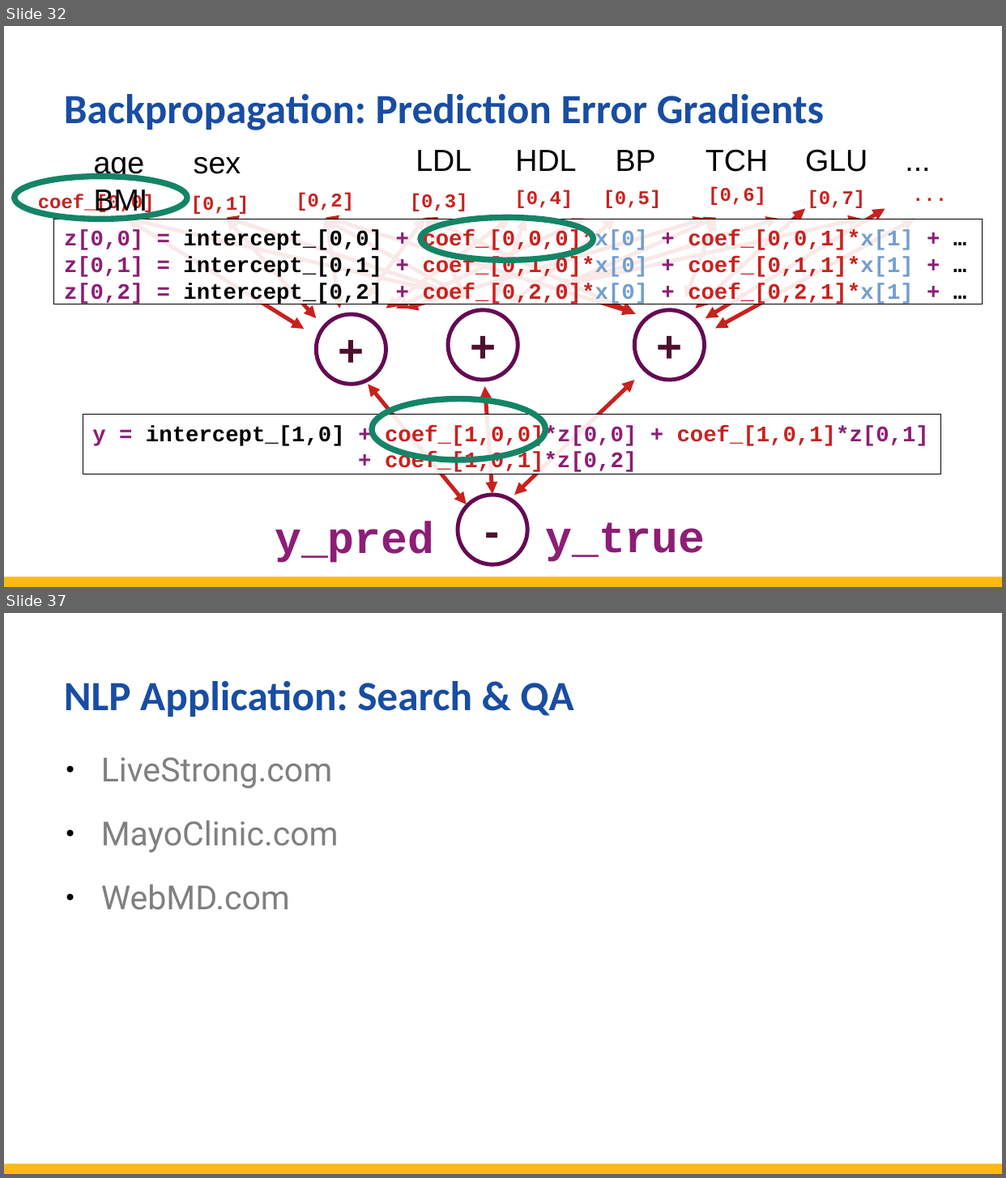
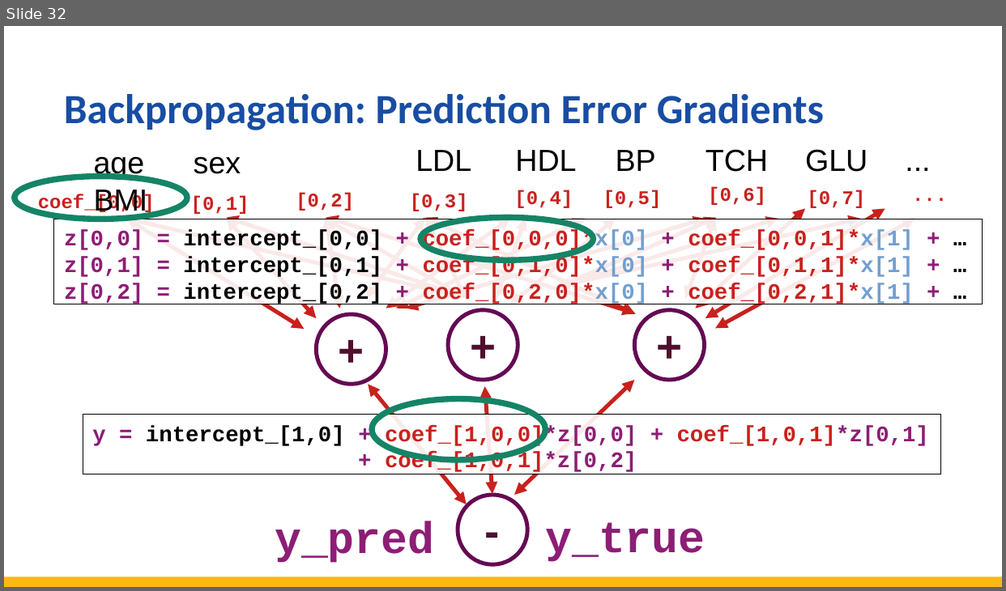
Before and after one commit to totalgood/dsdh, a slide deck: modules/L05/L5--deep-learning-ai.odp. Shown one above the other, each under a label of ours: slides 32 and 37 before the commit, slide 32 after it; the slides between them are not shown. The pictures are 1006x1178 and 1006x591 pixels, drawn with LibreOffice and Linux fonts; fonts in the diff are those of the drawing. Boxes give left, top, right and bottom in pixels: in the first picture for what was removed or moved away, otherwise in the second. Text is boxed around its words. In the diff, an @@ line names an element or a change of style, - is before the commit and + after.

```diff
--- a/modules/L05/L5--deep-learning-ai.odp
+++ b/modules/L05/L5--deep-learning-ai.odp
@@ slide 37 removed at bbox=[4, 613, 1002, 1174], background #FFFFFF; not listed: 1 template element that a slide beside it also shows @@
@@ title removed at bbox=[64, 681, 573, 717] @@
-NLP Application: Search & QA
@@ text removed at bbox=[101, 757, 339, 910] @@
-● LiveStrong.com
-● MayoClinic.com
-● WebMD.com
```
Also in this commit, not shown: 4 slides changed, 9 other slides removed, 37 other files.
